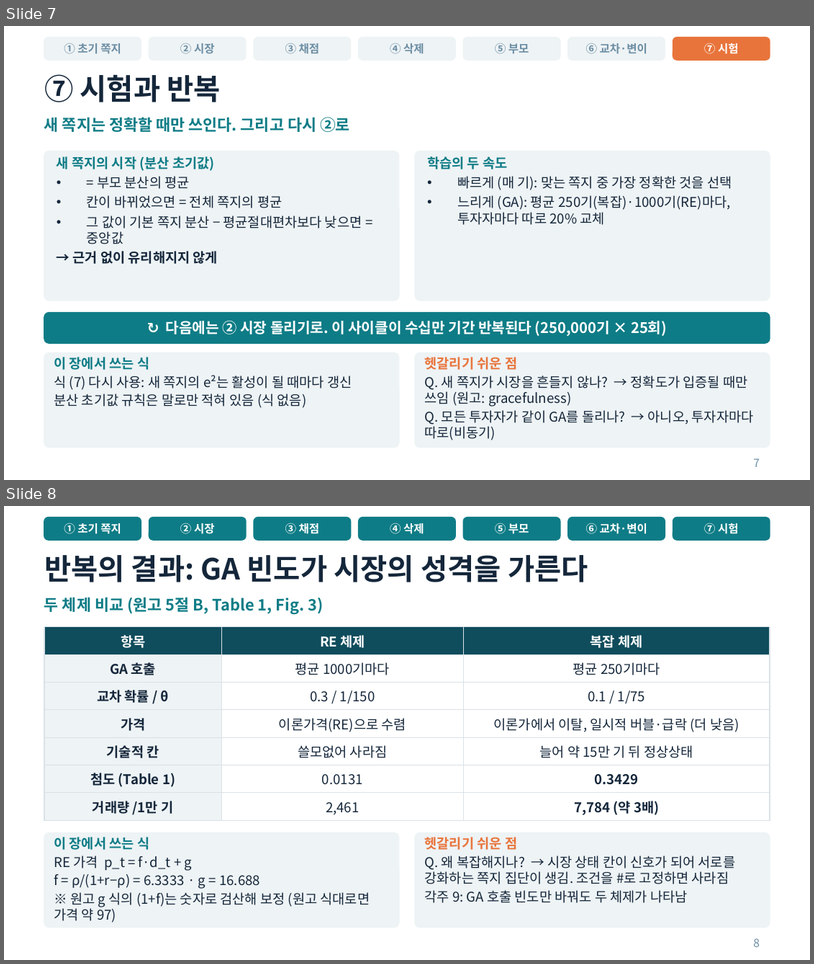
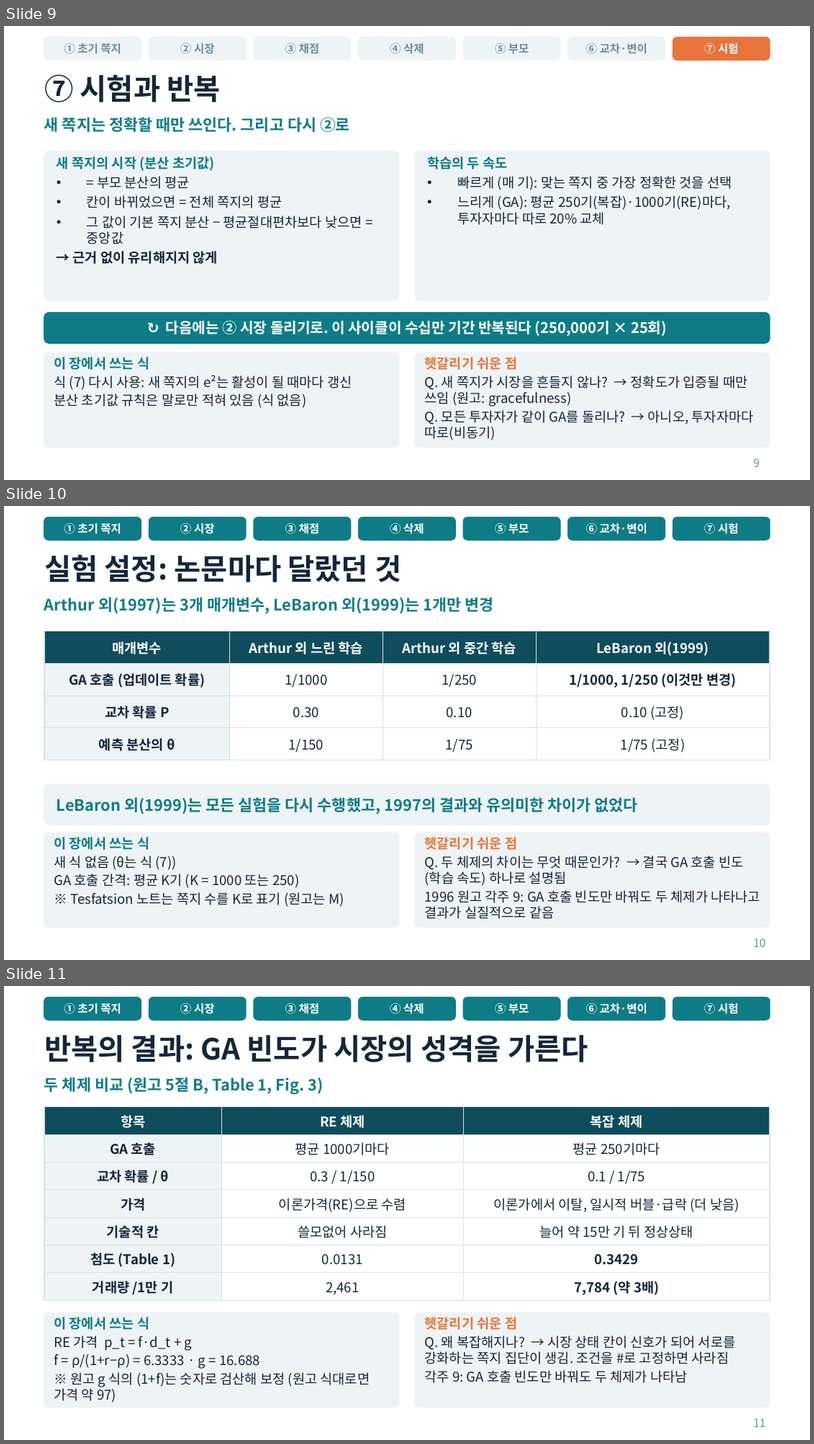
Before and after one commit to dbcodnjs02-netizen/business-agent_lab, a slide deck: SFI-GA_발표.pptx. Shown one above the other, each under a label of ours: slides 7 and 8 before the commit, slides 9, 10 and 11 after it. The pictures are 814x964 and 814x1444 pixels, drawn with LibreOffice and Linux fonts; fonts in the diff are those of the drawing. Boxes give left, top, right and bottom in pixels: in the first picture for what was removed or moved away, otherwise in the second. Text is boxed around its words. In the diff, an @@ line names an element or a change of style, - is before the commit and + after.

```diff
--- a/SFI-GA_발표.pptx
+++ b/SFI-GA_발표.pptx
@@ slide 10 added at (4,506,810,960), background #FFFFFF @@
@@ rounded rectangle added at (44,518,141,540), fill #0E7C86, outline #0E7C86 1 pt @@
@@ text added at (64,523,121,534), 10 pt, text #FFFFFF, bold @@
+① 초기 쪽지
@@ rounded rectangle added at (149,518,246,540), fill #0E7C86, outline #0E7C86 1 pt @@
@@ text added at (180,523,215,534), 10 pt, text #FFFFFF, bold @@
+② 시장
@@ rounded rectangle added at (254,518,351,540), fill #0E7C86, outline #0E7C86 1 pt @@
@@ text added at (286,523,320,534), 10 pt, text #FFFFFF, bold @@
+③ 채점
@@ rounded rectangle added at (359,518,455,540), fill #0E7C86, outline #0E7C86 1 pt @@
@@ text added at (390,523,424,534), 10 pt, text #FFFFFF, bold @@
+④ 삭제
@@ rounded rectangle added at (463,518,561,540), fill #0E7C86, outline #0E7C86 1 pt @@
@@ text added at (495,523,530,534), 10 pt, text #FFFFFF, bold @@
+⑤ 부모
@@ rounded rectangle added at (568,518,665,540), fill #0E7C86, outline #0E7C86 1 pt @@
@@ text added at (586,523,648,534), 10 pt, text #FFFFFF, bold @@
+⑥ 교차·변이
@@ rounded rectangle added at (674,518,770,540), fill #0E7C86, outline #0E7C86 1 pt @@
@@ text added at (705,523,739,534), 10 pt, text #FFFFFF, bold @@
+⑦ 시험
@@ title added at (44,555,401,582), 26 pt, text #14263A, bold @@
+실험 설정: 논문마다 달랐던 것
@@ text added at (44,597,494,614), 14 pt, text #0E7C86, bold @@
+Arthur 외(1997)는 3개 매개변수, LeBaron 외(1999)는 1개만 변경
@@ table added at (44,631,770,755), 4 rows, 4 columns @@
+매개변수 | Arthur 외 느린 학습 | Arthur 외 중간 학습 | LeBaron 외(1999)
+GA 호출 (업데이트 확률) | 1/1000 | 1/250 | 1/1000, 1/250 (이것만 변경)
+교차 확률 P | 0.30 | 0.10 | 0.10 (고정)
+예측 분산의 θ | 1/150 | 1/75 | 1/75 (고정)
@@ rounded rectangle added at (44,784,770,824), fill #EEF3F5, outline #EEF3F5 1 pt @@
@@ text added at (57,797,638,814), 14 pt, text #0E7C86, bold @@
+LeBaron 외(1999)는 모든 실험을 다시 수행했고, 1997의 결과와 유의미한 차이가 없었다
@@ rounded rectangle added at (44,833,399,927), fill #EEF3F5, outline #EEF3F5 1 pt @@
@@ text added at (54,836,344,906), 12 pt, text #14263A @@
+이 장에서 쓰는 식
+새 식 없음 (θ는 식 (7))
+GA 호출 간격: 평균 K기 (K = 1000 또는 250)
+※ Tesfatsion 노트는 쪽지 수를 K로 표기 (원고는 M)
@@ rounded rectangle added at (415,833,770,927), fill #EEF3F5, outline #EEF3F5 1 pt @@
@@ text added at (425,836,761,919), 12 pt, text #14263A @@
+헷갈리기 쉬운 점
+Q. 두 체제의 차이는 무엇 때문인가? → 결국 GA 호출 빈도(학습 속도) 하나로 설명됨
+1996 원고 각주 9: GA 호출 빈도만 바꿔도 두 체제가 나타나고 결과가 실질적으로 같음
@@ page number added at (754,938,766,947), 10 pt, text #6C8EA4 @@
+10
@@ what was slide 7 is now slide 9 @@
@@ page number at (754,458,760,467): text changed @@
-7
+9
@@ what was slide 8 is now slide 11 @@
@@ page number at (754,1418,766,1427): text changed @@
-8
+11
```
Also in this commit, not shown: 5 slides changed, 2 other slides added.
